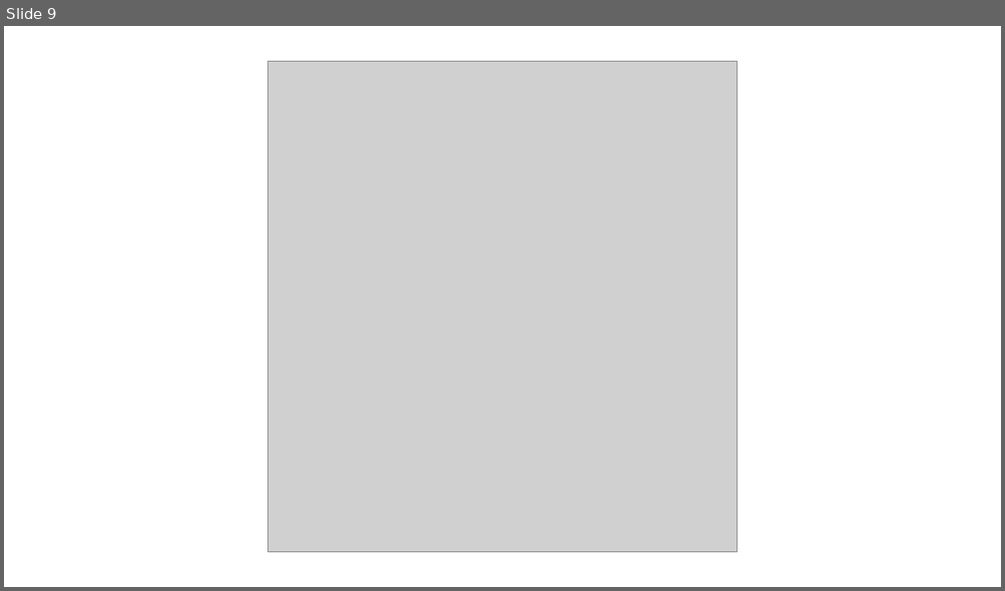
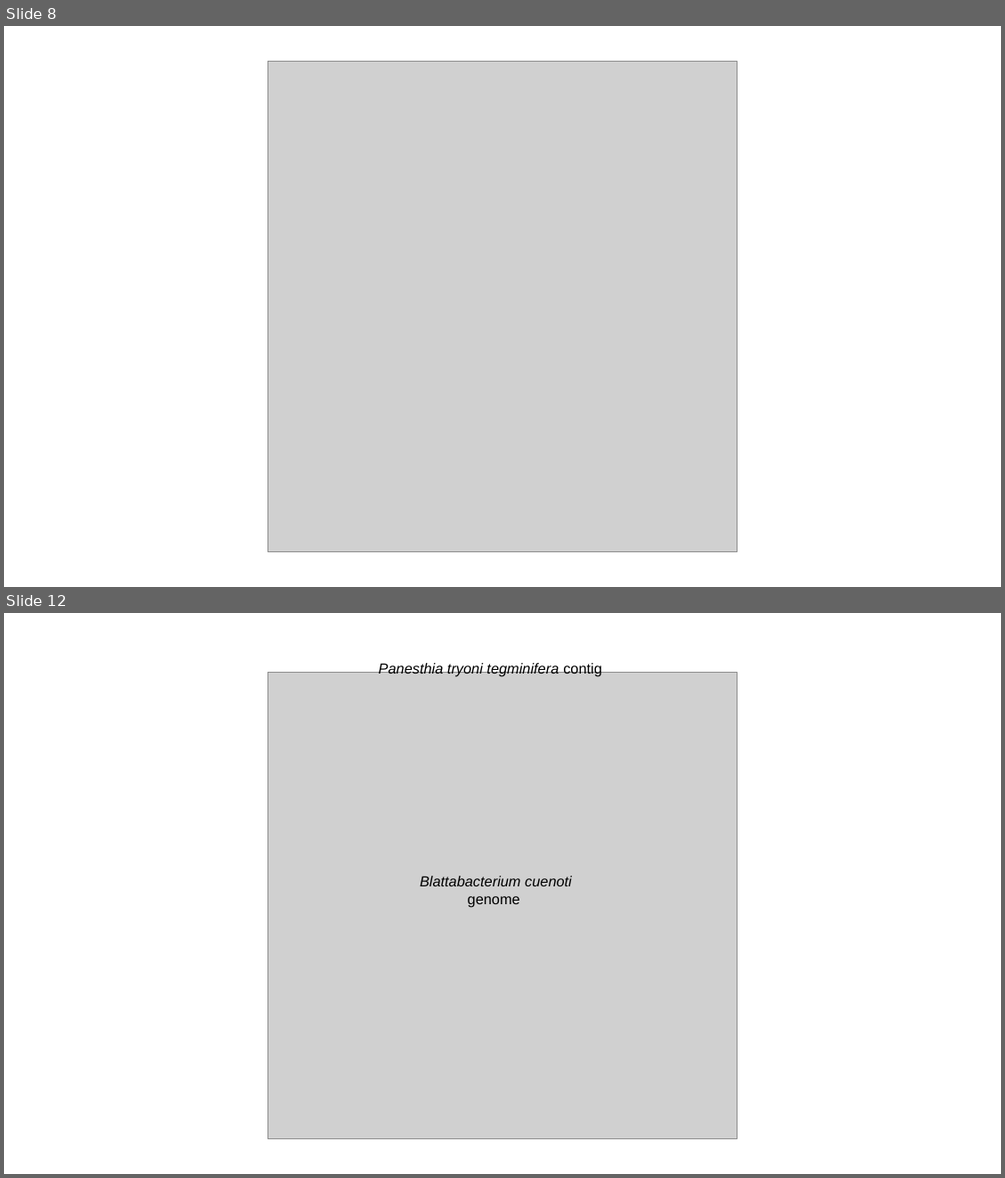
Before and after one commit to MEEP-projects/HGT_pipeline, a slide deck: manuscript/Figures/Blattabacterium HGT_figures-working.pptx. Shown one above the other, each under a label of ours: slide 9 before the commit, slides 8 and 12 after it; the slides between them are not shown. The pictures are 1005x591 and 1005x1178 pixels, drawn with LibreOffice and Linux fonts; fonts in the diff are those of the drawing; grey boxes stand for pictures. Boxes give left, top, right and bottom in pixels: in the first picture for what was removed or moved away, otherwise in the second. Text is boxed around its words. In the diff, an @@ line names an element or a change of style, - is before the commit and + after.

```diff
--- a/manuscript/Figures/Blattabacterium HGT_figures-working.pptx
+++ b/manuscript/Figures/Blattabacterium HGT_figures-working.pptx
@@ slide 12 added at bbox=[4, 613, 1001, 1174], background #FFFFFF @@
@@ text added at bbox=[379, 662, 602, 677], 14 pt, text #000000, italic @@
+Panesthia tryoni tegminifera contig
@@ picture added at bbox=[268, 672, 736, 1139] @@
@@ text added at bbox=[420, 876, 572, 907], 14 pt, text #000000, italic @@
+Blattabacterium cuenoti genome
@@ what was slide 9 is now slide 8 @@
```
Also in this commit, not shown: 3 slides changed, 2 other slides added, 1 slide removed, 4 other files.
